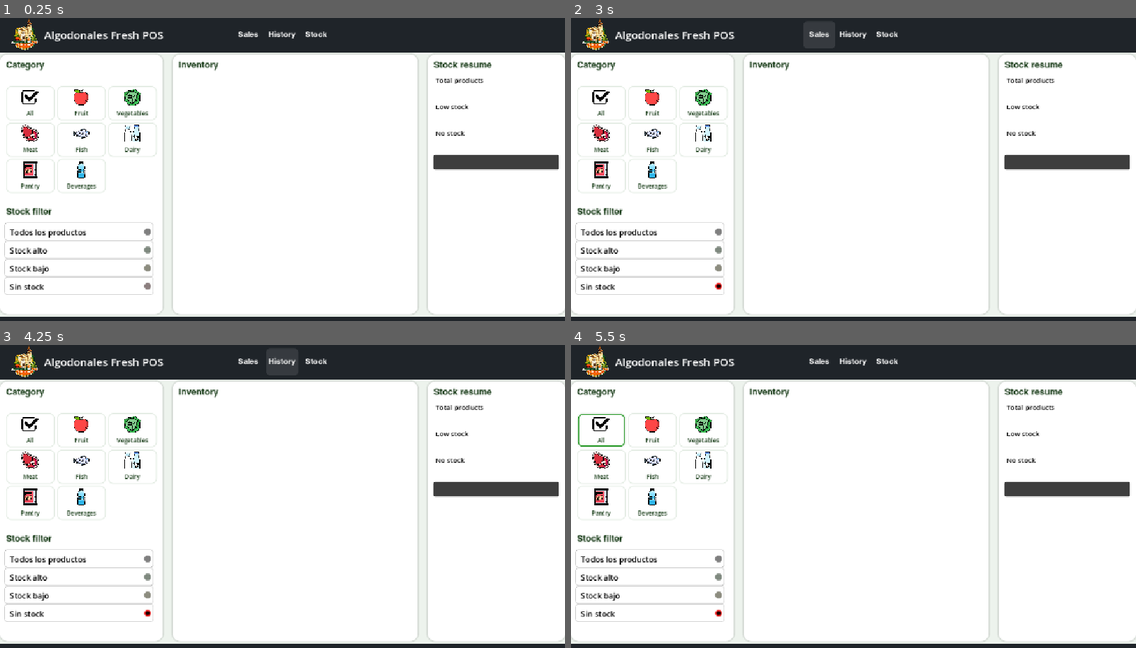
Above: before the commit, frames 1-4 (two rows, left to right).
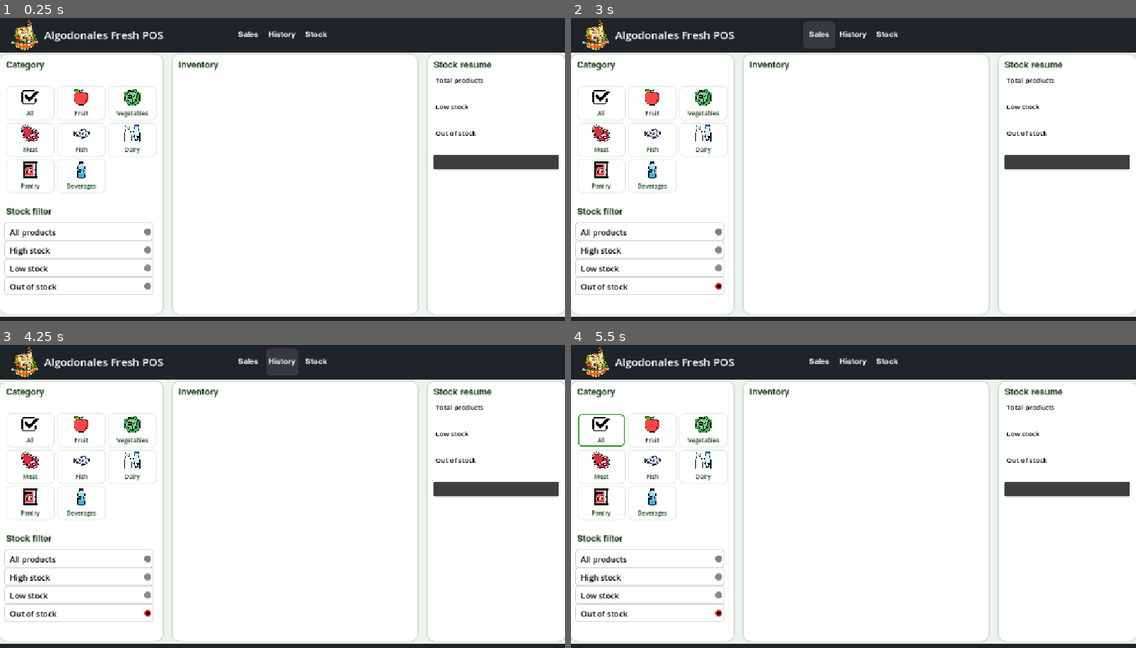
Above: after the commit, the same moments.

Repository: fersaezl/Algodonales-Fresh-POS
Game: Godot game, scene res://Scenes/Stock.tscn
The game is run twice, just before and just after one commit, with the same random seed, the same clock (stepped at 60 frames per second) and the same inputs. The project has no main scene, so this scene is started directly.
Inputs (mouse positions are in pixels of both pictures, inside the frame that each line leads up to):
- Up to frame 1 (0.25 s): no input
- Up to frame 2 (3 s): click "Todos los productos" (after the commit: "All products") at 0.5 s; click "Stock bajo" (after the commit: "Low stock") at 1.25 s; click "Sin stock" (after the commit: "Out of stock") at 2 s; click "Sales" at 2.75 s
- Up to frame 3 (4.25 s): click "History" at 3.5 s
- Up to frame 4 (5.5 s): click "Stock" at 4.25 s; click (599, 429) at 5.02 s

The runs differ from the first frame. In frame 1, 0.6% of the frame differs, in the area x 1-85%, y 37-90%; in frame 2, 0.6%; in frame 3, 0.6%; in frame 4, 0.6%.

Commit message:
Modify spanish text

Diff:
--- a/Scenes/Stock.tscn
+++ b/Scenes/Stock.tscn
@@ -252,7 +252,7 @@
 theme_override_colors/checkbox_checked_color = Color(0, 0, 0, 1)
 theme_override_colors/checkbox_unchecked_color = Color(0, 0, 0, 1)
 button_group = SubResource("ButtonGroup_yaj15")
-text = "Todos los productos"
+text = "All products"
 alignment = 2
 
 [node name="CheckBox4" type="CheckBox" parent="MarginContainer/MainLayout/Content/CategoryPanel/MarginContainer/VBoxContainer/MarginContainer/VBoxContainer2/MarginContainer/VBoxContainer" unique_id=173918576]
@@ -285,7 +285,7 @@
 theme_override_colors/checkbox_checked_color = Color(0, 0.8, 0, 1)
 theme_override_colors/checkbox_unchecked_color = Color(0, 0.8, 0, 1)
 button_group = SubResource("ButtonGroup_yaj15")
-text = "Stock alto
+text = "High stock
 "
 alignment = 2
 
@@ -319,7 +319,8 @@
 theme_override_colors/checkbox_checked_color = Color(1, 1, 0, 1)
 theme_override_colors/checkbox_unchecked_color = Color(1, 1, 0, 1)
 button_group = SubResource("ButtonGroup_yaj15")
-text = "Stock bajo"
+text = "Low stock
+"
 alignment = 2
 
 [node name="CheckBox3" type="CheckBox" parent="MarginContainer/MainLayout/Content/CategoryPanel/MarginContainer/VBoxContainer/MarginContainer/VBoxContainer2/MarginContainer/VBoxContainer" unique_id=1061158316]
@@ -346,8 +347,7 @@
 theme_override_colors/checkbox_checked_color = Color(1, 0, 0, 1)
 theme_override_colors/checkbox_unchecked_color = Color(1, 0, 0, 1)
 button_group = SubResource("ButtonGroup_yaj15")
-text = "Sin stock
-"
+text = "Out of stock"
 alignment = 2
 
 [node name="ProductContainer" type="PanelContainer" parent="MarginContainer/MainLayout/Content" unique_id=544394706]
@@ -452,7 +452,7 @@
 layout_mode = 2
 theme_override_colors/font_color = Color(0, 0, 0, 1)
 theme_override_font_sizes/font_size = 14
-text = "No stock"
+text = "Out of stock"
 
 [node name="Label2" type="Label" parent="MarginContainer/MainLayout/Content/StockPanel/MarginContainer/VBoxContainer/NoStock/VBoxContainer" unique_id=698991970]
 layout_mode = 2
